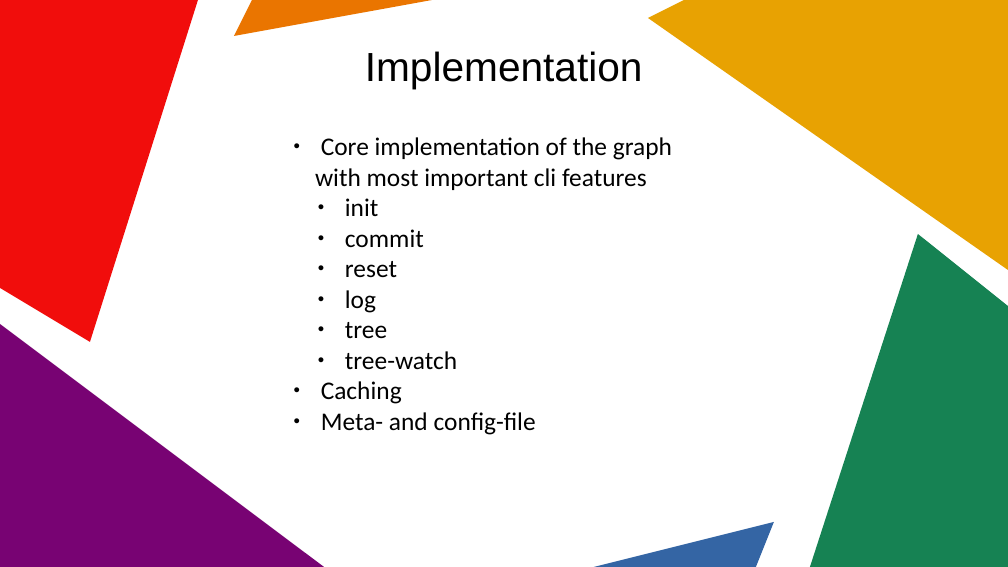
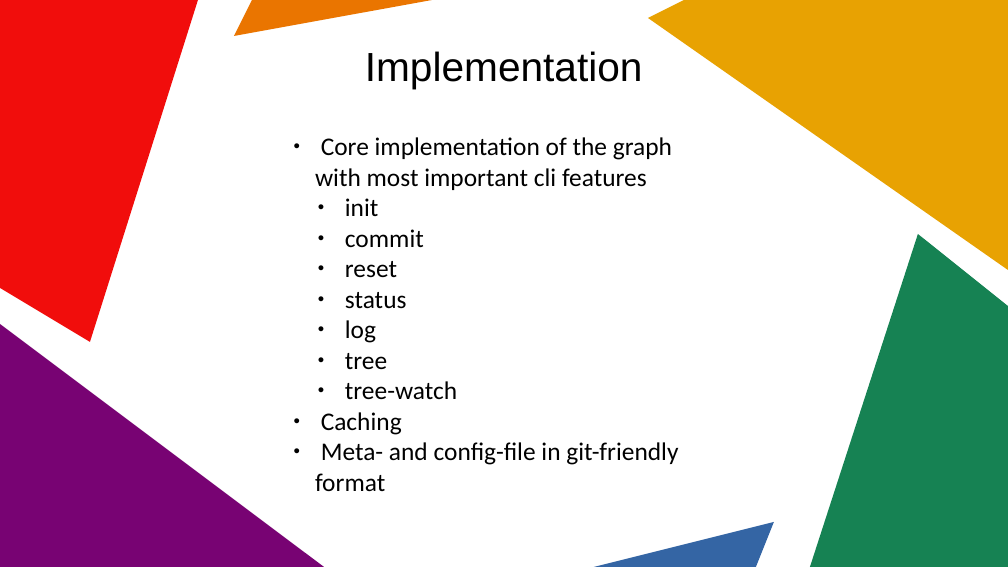
Before and after one commit to WhiteBlackGoose/tri, a slide deck: slide 3 of pres/2.final.odp. Drawn at 1008x567 pixels with LibreOffice and Linux fonts; fonts in the diff are those of the drawing. Boxes give left, top, right and bottom in pixels: in the first picture for what was removed or moved away, otherwise in the second. Text is boxed around its words. In the diff, an @@ line names an element or a change of style, - is before the commit and + after.

Commit message:
Fix formatting and add git-friendliness

```diff
--- a/pres/2.final.odp
+++ b/pres/2.final.odp
@@ text at (345, 292, 407, 309): paragraph added @@
+  ● status
@@ text at (315, 442, 678, 491): text changed @@
-● Meta- and config-file
+● Meta- and config-file in git-friendly format
```
Also in this commit, not shown: 1 other file.
